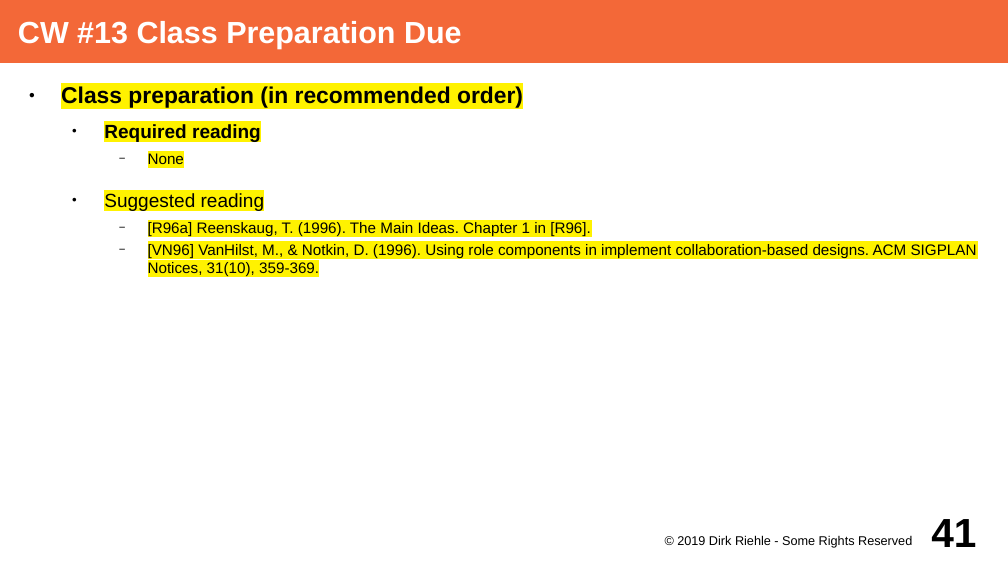
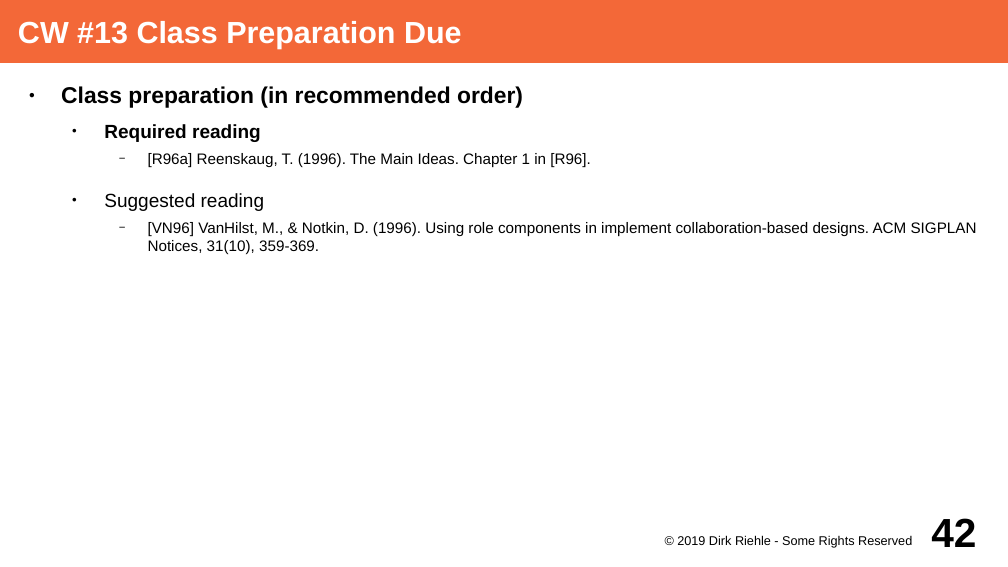
Before and after one commit to dirkriehle/adap-course, a slide deck: slide 42 of Lecture Slides/ADAP A02 - Course Schedule.odp (slide 41 before the commit). Drawn at 1008x567 pixels with LibreOffice and Linux fonts; fonts in the diff are those of the drawing. Boxes give left, top, right and bottom in pixels: in the first picture for what was removed or moved away, otherwise in the second. Text is boxed around its words. In the diff, an @@ line names an element or a change of style, - is before the commit and + after.

```diff
--- a/Lecture Slides/ADAP A02 - Course Schedule.odp
+++ b/Lecture Slides/ADAP A02 - Course Schedule.odp
@@ text at box(61, 86, 977, 254): highlight #FFF200 to none in "Class preparation (in recommended order)", "Required reading", "Suggested reading", "[VN96] VanHilst, M., & Notkin, D. (1996). ..." @@
@@ text at box(148, 153, 591, 167): text changed @@
-    − None
+    − [R96a] Reenskaug, T. (1996). The Main Ideas. Chapter 1 in [R96].
@@ text at box(148, 222, 591, 236): paragraph removed @@
-    − [R96a] Reenskaug, T. (1996). The Main Ideas. Chapter 1 in [R96].
@@ page number at box(931, 518, 976, 547): text changed @@
-41
+42
```
Also in this commit, not shown: 22 other slides changed, 1 slide added, 3 other files.
